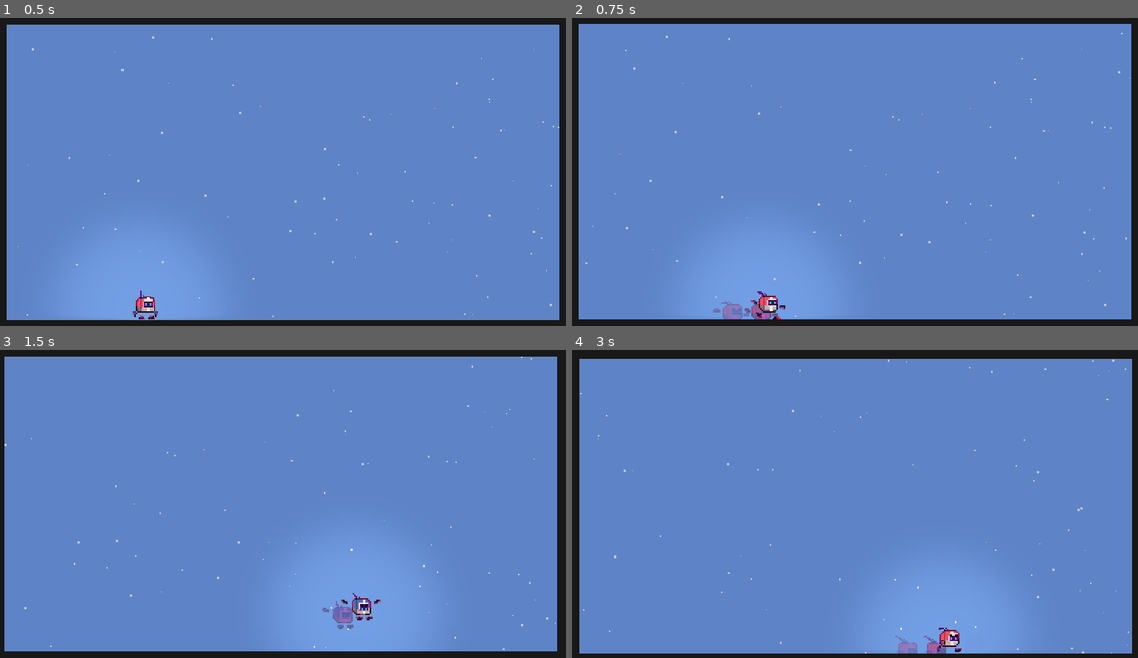
Above: before the commit, frames 1-4 (two rows, left to right).
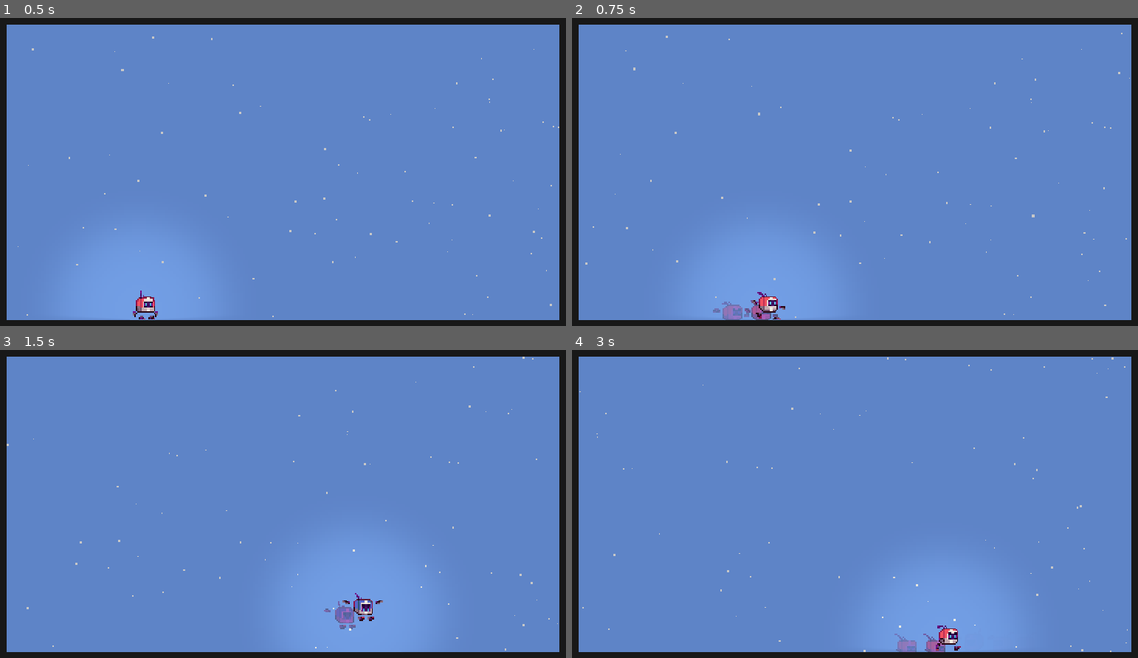
Above: after the commit, the same moments.

Repository: lvlzyro/Celeste-Movement
Game: Godot game, scene res://scenes/Demo.tscn
The game is run twice, just before and just after one commit, with the same random seed, the same clock (stepped at 60 frames per second) and the same inputs.
Inputs:
- Up to frame 1 (0.5 s): no input
- Up to frame 2 (0.75 s): hold Right (ui_right) from 0.53 s (still down); tap X (dash) at 0.6 s
- Up to frame 3 (1.5 s): keep holding Right (ui_right); tap C (jump) at 0.77 s; tap X (dash) at 1.35 s
- Up to frame 4 (3 s): tap C (jump) at 1.52 s; release Right (ui_right) at 2.03 s; hold Left (ui_left) 2.03-2.78 s; hold Z (grab) 2.03-2.78 s; tap X (dash) at 2.3, 2.85 s; hold Right (ui_right) from 2.78 s (still down)

Frame 1 is identical in both runs. In frame 2, 0.6% of the frame differs, in the area x 1-99%, y 1-99%; in frame 3, 1.5%; in frame 4, 1.9%, in the area x 1-99%, y 2-99%.

Commit message:
Fix: Dash Without Timeout When On Floor
- Player has to wait until the dash is finished before being able to dash again. Even if they are touching the floor

Diff:
--- a/player/player.gd
+++ b/player/player.gd
@@ -174,7 +174,7 @@
 			Input.start_joy_vibration(0, 1, 1, 0.2)
 			isDashing = true
 			hasDashed = true
-			$Camera/ShakeCamera2D.add_trauma(0.5)
+			#$Camera/ShakeCamera2D.add_trauma(0.5)
 
 	if isDashing:
 		trail = true
